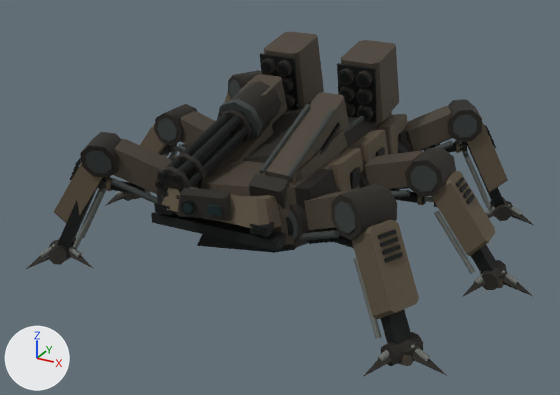
The glTF model assets/ridgeback-mech/mx06_d3_lod1.glb, before and after one commit.
Both versions are drawn from a 50 mm camera at (4.99, -9.51, 5.38) aimed at (-0.01, -0.42, 0.84). The lights are fixed; the arrows at lower left show +X, +Y and +Z. The picture after the commit comes second. Where no turn or scale is listed for an object, it has been applied to the vertices. Vertices at exactly the same position are counted once.

Objects in the first picture: 'HULL_ARMOR', 'LASER_CANNON', 'MINIGUN_BARRELS', 'MINIGUN_RECEIVER', 'MISSILE_POD_L', 'MISSILE_POD_R', 'SHIN_ARMOR_FL', 'SHIN_ARMOR_FR', 'SHIN_ARMOR_MR', 'SHIN_ARMOR_RR', 'UPPER_ARM_FL', 'UPPER_ARM_FR' and 19 more.
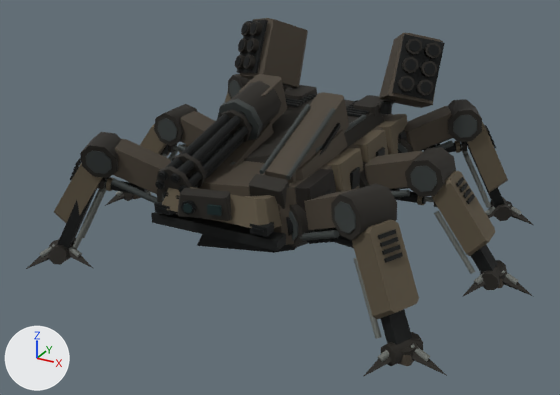
Where the newer file only moved an object's origin or applied its transform, the numbers keep the older frame.

The change in detail:
me_mesh_0 is used by ob_hull_armor; location (0.0, 0.0, 1.16).
me_mesh_0 had 542 vertices, 896 faces and spanned x -1.2..1.2, y -2.31..1.92, z -0.77..1.04.
me_mesh_0 now has 614 vertices, 1024 faces and spans x -1.24..1.24, y -2.31..1.92, z -0.77..1.14.
me_mesh_0 part 1: a new loose piece of 18 vertices spanning x -1.24..-0.66, y 1.22..1.53, z 0.56..1.14, in mat_mx06_armor_palette.
me_mesh_0 part 2: a new loose piece of 18 vertices spanning x 0.66..1.24, y 1.22..1.53, z 0.56..1.14, in mat_mx06_armor_palette.
Other edits to the shape of me_mesh_0 do not show in these pictures.
me_mesh_35 is used by ob_missile_pod_l; location (0.0, 1.22, 2.09).
me_mesh_35 had 240 vertices, 424 faces and spanned x -0.995..-0.305, y -0.662..0.466, z -0.342..0.731.
me_mesh_35 now has 240 vertices, 424 faces and spans x -1.682..-0.71, y -0.376..0.927, z -0.3..0.951.
me_mesh_35 part 3: the whole mesh is multiplied about its middle by the matrix ((0.866, 0.492, 0.09), (-0.457, 0.705, 0.543), (0.204, -0.511, 0.835)), then moved by (-0.561, 0.365, 0.168).
me_mesh_36 is used by ob_missile_pod_r; location (0.0, 1.22, 2.09).
me_mesh_36 had 240 vertices, 424 faces and spanned x 0.305..0.995, y -0.662..0.466, z -0.342..0.731.
me_mesh_36 now has 240 vertices, 424 faces and spans x 0.71..1.682, y -0.376..0.927, z -0.3..0.951.
me_mesh_36 part 4: the whole mesh is multiplied about its middle by the matrix ((0.866, -0.492, -0.09), (0.457, 0.705, 0.543), (-0.204, -0.511, 0.835)), then moved by (0.561, 0.365, 0.168).

Location of each change, [x1, y1, x2, y2] in pixels of the pictures (560 x 395 px):
'MISSILE_POD_R', reshaped (6% wider, 10% shorter)
    before: [337, 40, 399, 123]
    after: [379, 33, 445, 108]
'MISSILE_POD_L', reshaped (14% wider, 9% shorter)
    before: [260, 32, 324, 109]
    after: [235, 18, 308, 88]
part 1 of me_mesh_0, added (mostly hidden)
    after: [282, 83, 292, 92]
part 2 of me_mesh_0, added (mostly hidden)
    after: [378, 98, 396, 114]
